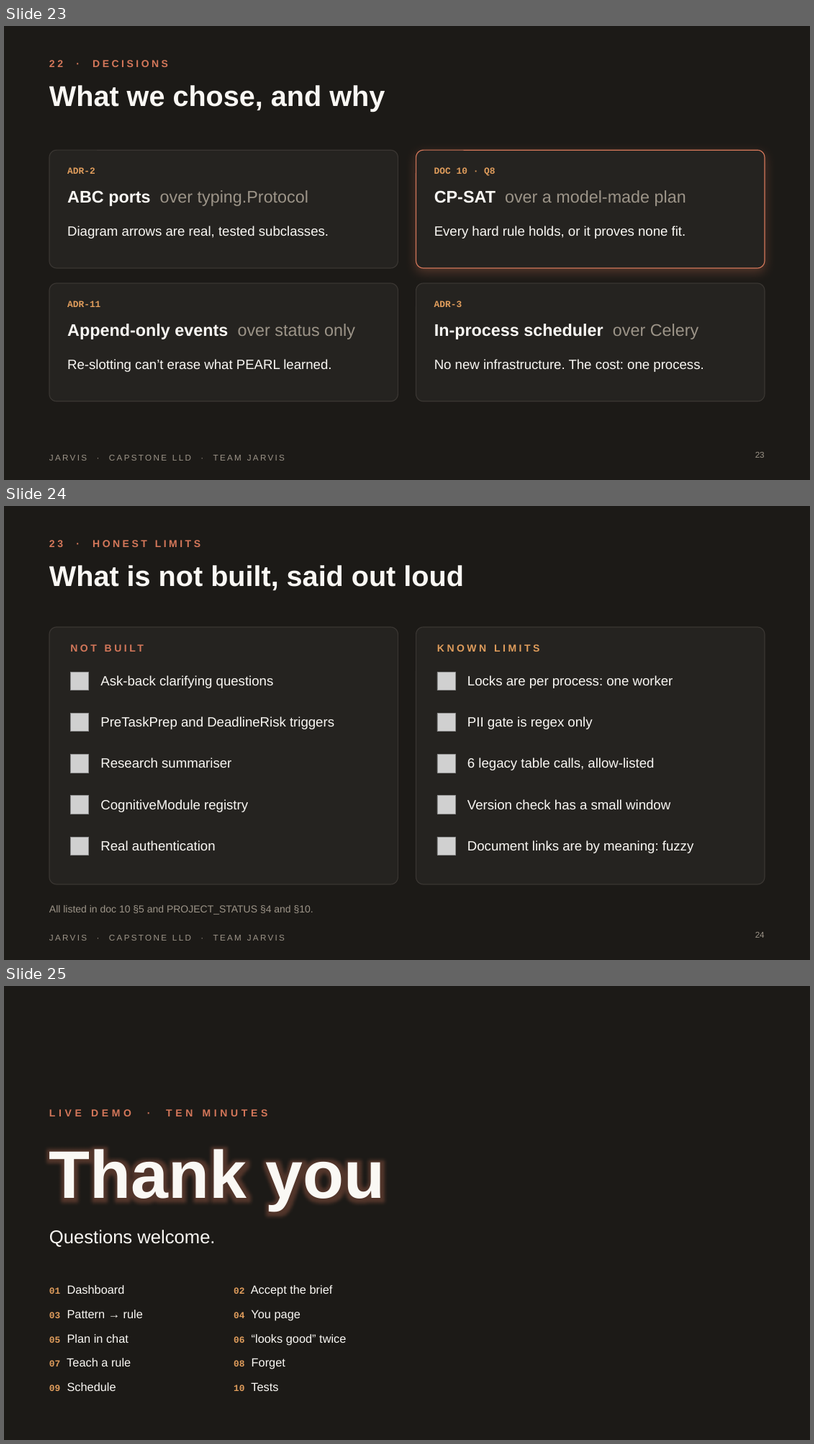
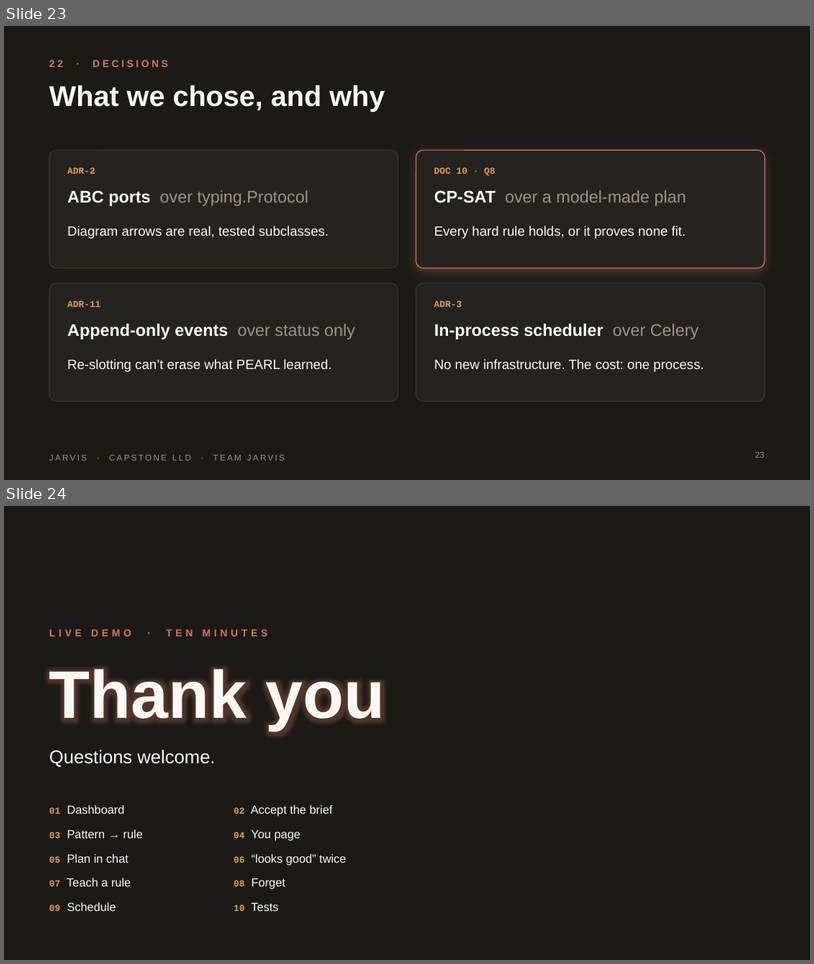
Before and after one commit to HackHeroic/Jarvis-Engine, a slide deck: docs/capstone/presentation/Jarvis-Capstone.pptx. Shown one above the other, each under a label of ours: slides 23, 24 and 25 before the commit, slides 23 and 24 after it. The pictures are 814x1444 and 814x964 pixels, drawn with LibreOffice and Linux fonts; fonts in the diff are those of the drawing; grey boxes stand for pictures; background and template pictures are left out. Boxes give left, top, right and bottom in pixels: in the first picture for what was removed or moved away, otherwise in the second. Text is boxed around its words. In the diff, an @@ line names an element or a change of style, - is before the commit and + after.

Commit message:
Deck: no limits slide

```diff
--- a/docs/capstone/presentation/Jarvis-Capstone.pptx
+++ b/docs/capstone/presentation/Jarvis-Capstone.pptx
@@ slide 24 removed at [4, 506, 810, 960], background picture (left out); not listed: 1 template element that a slide beside it also shows @@
@@ text removed at [49, 540, 201, 547] @@
-23 · HONEST LIMITS
@@ title removed at [49, 565, 464, 590] @@
-What is not built, said out loud
@@ rounded rectangle removed at [49, 627, 399, 884] @@
@@ rounded rectangle removed at [417, 627, 766, 884] @@
@@ text removed at [70, 642, 313, 659] @@
-NOT BUILT
@@ text removed at [437, 644, 540, 651] @@
-KNOWN LIMITS
@@ picture removed at [70, 672, 89, 690] @@
@@ text removed at [100, 675, 274, 688] @@
-Ask-back clarifying questions
@@ picture removed at [437, 672, 456, 690] @@
@@ text removed at [468, 675, 674, 688] @@
-Locks are per process: one worker
@@ picture removed at [70, 713, 89, 731] @@
@@ text removed at [100, 716, 334, 729] @@
-PreTaskPrep and DeadlineRisk triggers
@@ picture removed at [437, 713, 456, 731] @@
@@ text removed at [468, 716, 592, 729] @@
-PII gate is regex only
@@ picture removed at [70, 754, 89, 773] @@
@@ text removed at [100, 757, 232, 767] @@
-Research summariser
@@ picture removed at [437, 754, 456, 773] @@
@@ text removed at [468, 757, 654, 770] @@
-6 legacy table calls, allow-listed
@@ picture removed at [70, 795, 89, 814] @@
@@ text removed at [100, 799, 248, 812] @@
-CognitiveModule registry
@@ picture removed at [437, 795, 456, 814] @@
@@ text removed at [468, 799, 671, 809] @@
-Version check has a small window
@@ picture removed at [70, 836, 89, 854] @@
@@ text removed at [100, 840, 216, 850] @@
-Real authentication
@@ picture removed at [437, 836, 456, 854] @@
@@ text removed at [468, 840, 694, 853] @@
-Document links are by meaning: fuzzy
@@ text removed at [49, 905, 314, 914] @@
-All listed in doc 10 §5 and PROJECT_STATUS §4 and §10.
@@ page number removed at [756, 932, 765, 937] @@
-24
@@ what was slide 25 is now slide 24 @@
```
Also in this commit, not shown: 3 other files.
